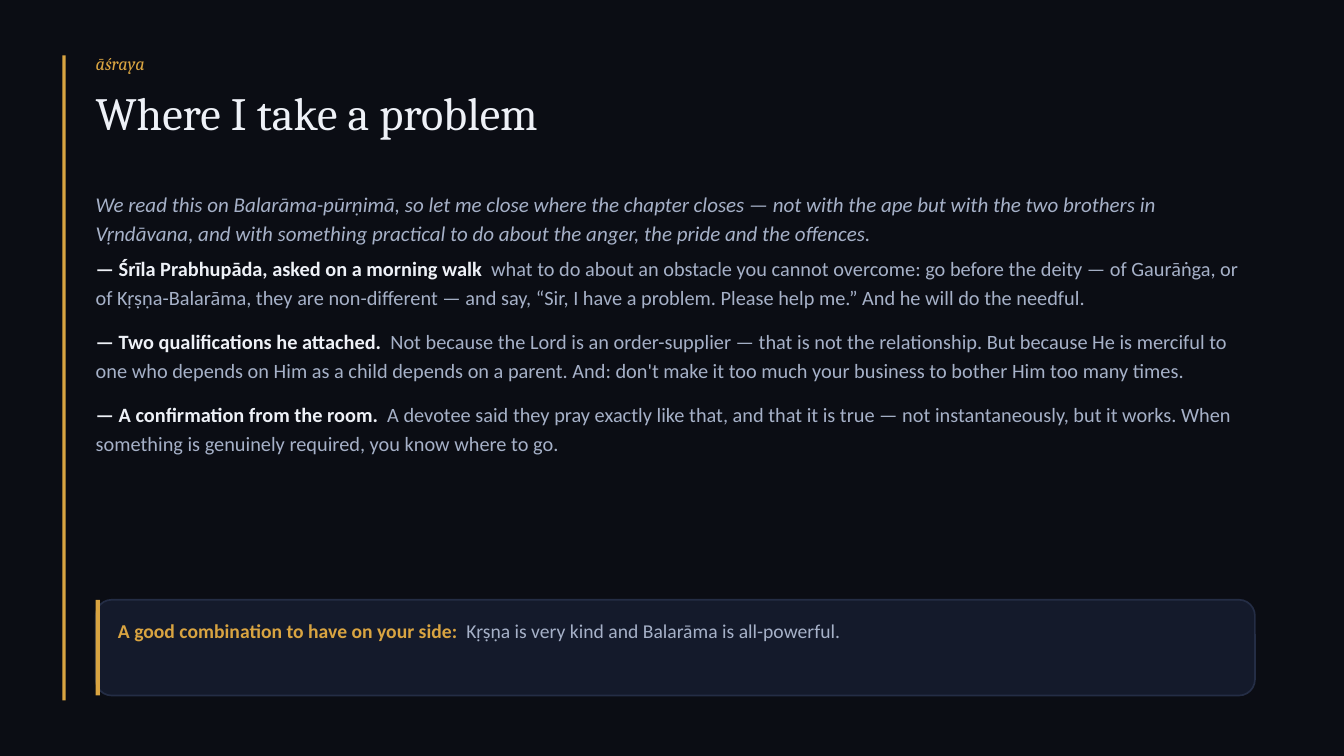
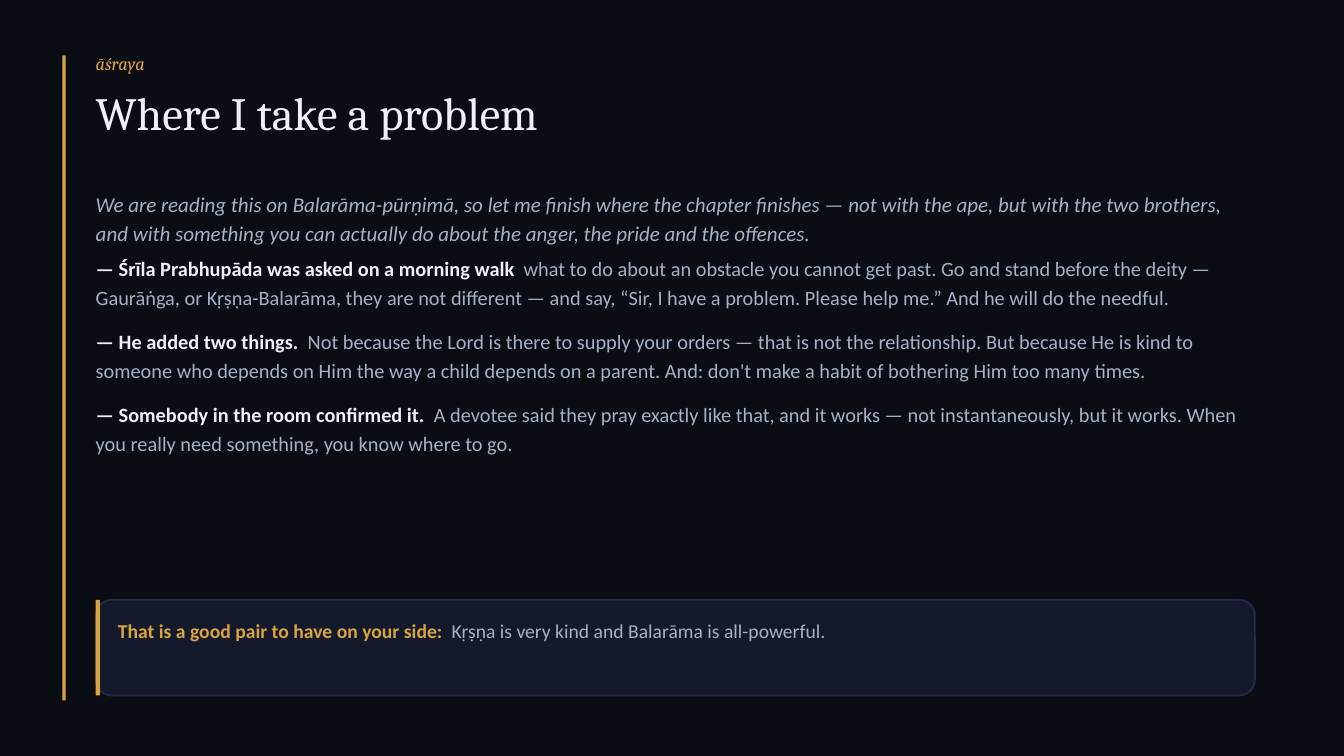
Before and after one commit to ShivamTiwar2408/quiz-app, a slide deck: slide 20 of balarama-dvivida-kb/deck.pptx. Drawn at 1344x756 pixels with LibreOffice and Linux fonts; fonts in the diff are those of the drawing. Boxes give left, top, right and bottom in pixels: in the first picture for what was removed or moved away, otherwise in the second. Text is boxed around its words. In the diff, an @@ line names an element or a change of style, - is before the commit and + after.

```diff
--- a/balarama-dvivida-kb/deck.pptx
+++ b/balarama-dvivida-kb/deck.pptx
@@ text at box(96, 197, 1221, 245): text changed @@
-We read this on Balarāma-pūrṇimā, so let me close where the chapter closes — not with the ape but with the two brothers in Vṛndāvana, and with something practical to do about the anger, the pride and the offences.
+We are reading this on Balarāma-pūrṇimā, so let me finish where the chapter finishes — not with the ape, but with the two brothers, and with something you can actually do about the anger, the pride and the offences.
@@ text at box(96, 259, 1237, 455): text changed @@
-— Śrīla Prabhupāda, asked on a morning walk what to do about an obstacle you cannot overcome: go before the deity — of Gaurāṅga, or of Kṛṣṇa-Balarāma, they are non-different — and say, “Sir, I have a problem. Please help me.” And he will do the needful.
-— Two qualifications he attached. Not because the Lord is an order-supplier — that is not the relationship. But because He is merciful to one who depends on Him as a child depends on a parent. And: don't make it too much your business to bother Him too many times.
-— A confirmation from the room. A devotee said they pray exactly like that, and that it is true — not instantaneously, but it works. When something is genuinely required, you know where to go.
+— Śrīla Prabhupāda was asked on a morning walk what to do about an obstacle you cannot get past. Go and stand before the deity — Gaurāṅga, or Kṛṣṇa-Balarāma, they are not different — and say, “Sir, I have a problem. Please help me.” And he will do the needful.
+— He added two things. Not because the Lord is there to supply your orders — that is not the relationship. But because He is kind to someone who depends on Him the way a child depends on a parent. And: don't make a habit of bothering Him too many times.
+— Somebody in the room confirmed it. A devotee said they pray exactly like that, and it works — not instantaneously, but it works. When you really need something, you know where to go.
@@ text at box(118, 624, 825, 642): text changed @@
-A good combination to have on your side: Kṛṣṇa is very kind and Balarāma is all-powerful.
+That is a good pair to have on your side: Kṛṣṇa is very kind and Balarāma is all-powerful.
```
Also in this commit, not shown: 20 other slides changed, 4 other files.
